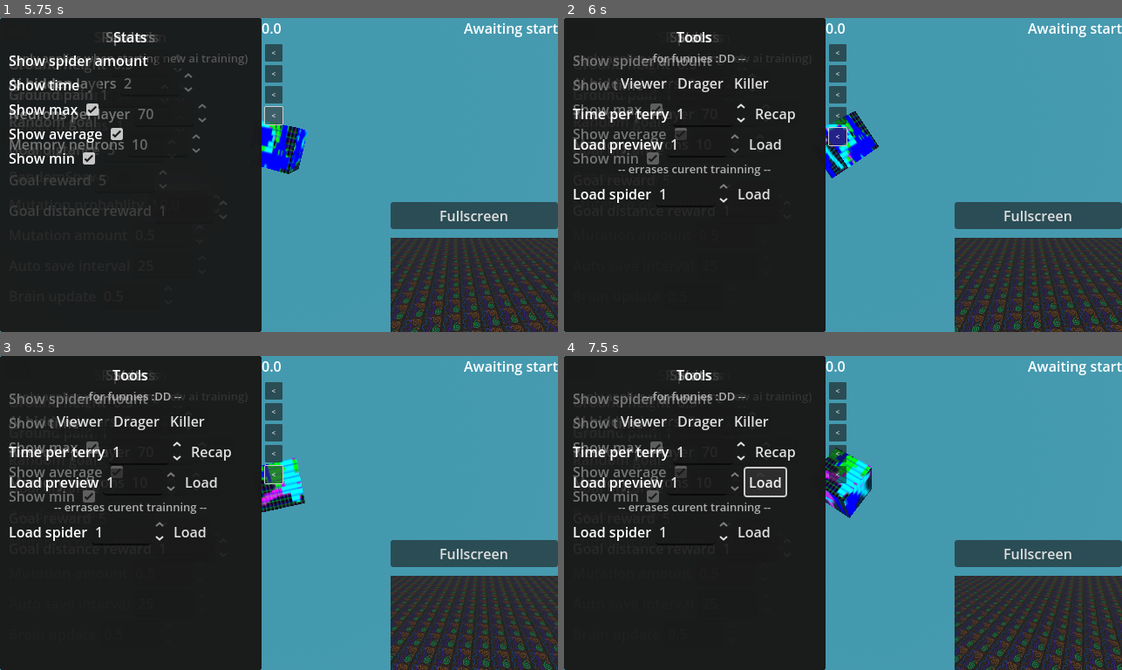
Above: before the commit, frames 1-4 (two rows, left to right).
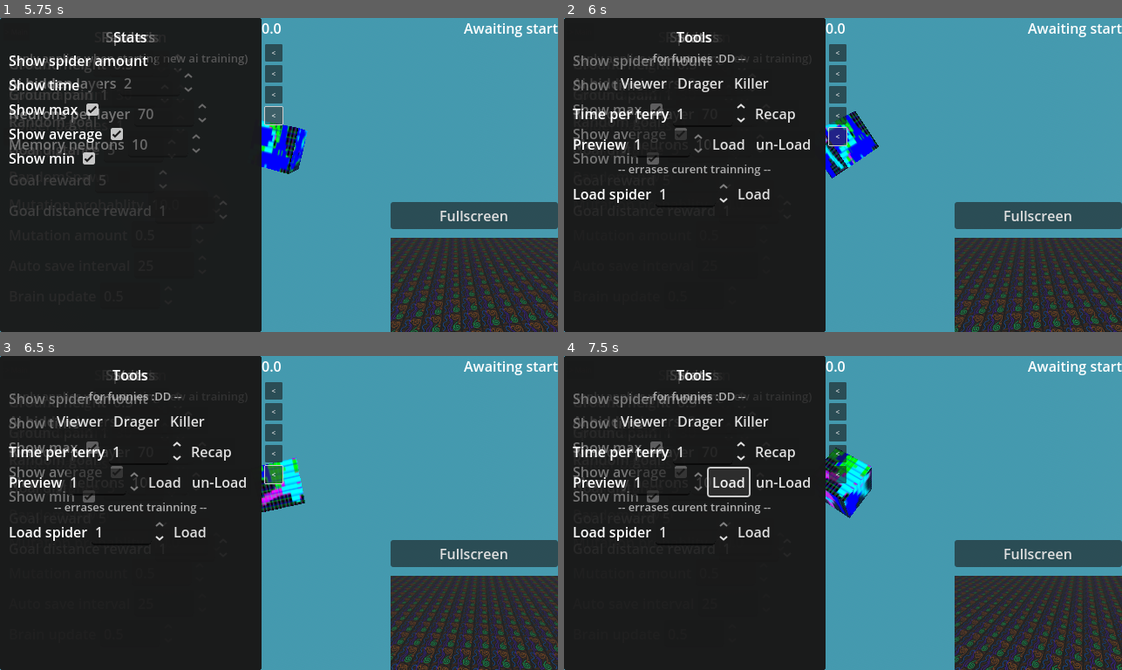
Above: after the commit, the same moments.

Repository: officialErnests/de-ai-ed
Game: Godot game, scene res://scenes/main.tscn
Two runs of this game, one before a commit and one after it. Both use one fixed random seed, a clock stepped at 60 frames per second and the inputs below.
Inputs:
- Up to frame 1 (5.75 s): click "> Main" at 0.5 s; click "Refresh saves" at 1.25 s; click "<" at 2 s; click "> Simulatio" at 2.75 s; click "> Rewards" at 3.5 s; click "> Spider" at 4.25 s; click "> Stats" at 5 s
- Up to frame 2 (6 s): click "> Tools" at 5.75 s
- Up to frame 3 (6.5 s): no input
- Up to frame 4 (7.5 s): click "Recap" at 6.5 s; click "Load" at 7.25 s

Frame 1 is identical in both runs. In frame 2, 0.8% of the frame differs, in the area x 2-45%, y 36-45%; in frame 3, 0.8%; in frame 4, 1.0%, in the area x 2-45%, y 35-45%.

Commit message:
v0.2.6.6 preview - finnished loading and unloading preview :DD

Diff:
--- a/scenes/main.tscn
+++ b/scenes/main.tscn
@@ -754,7 +754,7 @@
 
 [node name="Label" type="Label" parent="Camera_setup/NeckOrSmthing/Dron/Floating_cam/Gui/Tools/Panel/VBoxContainer/HBoxContainer2"]
 layout_mode = 2
-text = "Load preview"
+text = "Preview"
 
 [node name="SpinBox" type="SpinBox" parent="Camera_setup/NeckOrSmthing/Dron/Floating_cam/Gui/Tools/Panel/VBoxContainer/HBoxContainer2"]
 layout_mode = 2
@@ -765,6 +765,10 @@
 [node name="Button" type="Button" parent="Camera_setup/NeckOrSmthing/Dron/Floating_cam/Gui/Tools/Panel/VBoxContainer/HBoxContainer2"]
 layout_mode = 2
 text = "Load"
+
+[node name="Button2" type="Button" parent="Camera_setup/NeckOrSmthing/Dron/Floating_cam/Gui/Tools/Panel/VBoxContainer/HBoxContainer2"]
+layout_mode = 2
+text = "un-Load"
 
 [node name="Warning" type="Label" parent="Camera_setup/NeckOrSmthing/Dron/Floating_cam/Gui/Tools/Panel/VBoxContainer"]
 layout_mode = 2
@@ -851,7 +855,7 @@
 grow_vertical = 0
 text = "Fullscreen"
 
-[node name="Spidersss" type="Node3D" parent="." node_paths=P …(676 unchanged characters)… d_preview_int", "load_preview_button", "load_spider_int", "load_spider_button",  …(201 unchanged characters)…
+[node name="Spidersss" type="Node3D" parent="." node_paths=P …(676 unchanged characters)… d_preview_int", "load_preview_button", "unload_preview_button", "load_spider_int", "load_spider_button",  …(201 unchanged characters)…
 script = ExtResource("7_tipki")
 start = NodePath("../Camera_setup/NeckOrSmthing/Dron/Floating_cam/Gui/Main/Panel/VBoxContainer/Start")
 pause_button = NodePath("../Camera_setup/NeckOrSmthing/Dron/Floating_cam/Gui/Main/Panel/VBoxContainer/Pause")
@@ -892,6 +896,7 @@
 tool_killer = NodePath("../Camera_setup/NeckOrSmthing/Dron/Floating_cam/Gui/Tools/Panel/VBoxContainer/HBoxContainer/Killer")
 load_preview_int = NodePath("../Camera_setup/NeckOrSmthing/Dron/Floating_cam/Gui/Tools/Panel/VBoxContainer/HBoxContainer2/SpinBox")
 load_preview_button = NodePath("../Camera_setup/NeckOrSmthing/Dron/Floating_cam/Gui/Tools/Panel/VBoxContainer/HBoxContainer2/Button")
+unload_preview_button = NodePath("../Camera_setup/NeckOrSmthing/Dron/Floating_cam/Gui/Tools/Panel/VBoxContainer/HBoxContainer2/Button2")
 load_spider_int = NodePath("../Camera_setup/NeckOrSmthing/Dron/Floating_cam/Gui/Tools/Panel/VBoxContainer/HBoxContainer4/SpinBox")
 load_spider_button = NodePath("../Camera_setup/NeckOrSmthing/Dron/Floating_cam/Gui/Tools/Panel/VBoxContainer/HBoxContainer4/Button")
 preview_loader = NodePath("../Camera_setup/NeckOrSmthing/Dron/Floating_cam/MiniViewer/Control/SubViewportContainer/SubViewport/Loadspiders_preview")
--- a/scripts/loadspiders_preview.gd
+++ b/scripts/loadspiders_preview.gd
@@ -33,7 +33,7 @@
 	spider = temp_spider
 
 func deleteSpider():
-	spider.queue_free()
+	if spider: spider.queue_free()
 
 func setCollLayers(p_layer):
 	for iter_bone in get_children().filter(func(x): return x is PhysicalBone3D):
--- a/scripts/spidersss.gd
+++ b/scripts/spidersss.gd
@@ -50,6 +50,7 @@
 @export var tool_killer: Button
 @export var load_preview_int: SpinBox
 @export var load_preview_button: Button
+@export var unload_preview_button: Button
 @export var load_spider_int: SpinBox
 @export var load_spider_button: Button
 @export_category("Preview")
@@ -98,6 +99,7 @@
 	graph_show_min.pressed.connect(graphShowMin)
 
 	load_preview_button.pressed.connect(spiderSaveLoad)
+	unload_preview_button.pressed.connect(unloadPreview)
 
 	preview_fullscreen.pressed.connect(refreshPreviews)
 
@@ -121,8 +123,8 @@
 	#DONE /\
 
 func spiderSaveLoad():
-	if stats_arr["spider_saves"].size() <= load_preview_int.value: return
-	loadPreview(stats_arr["spider_saves"][load_preview_int.value - 1]["brain"])
+	if stats_arr["spider_saves"].size() < load_preview_int.value: return
+	loadPreview(stats_arr["spider_saves"][floor(load_preview_int.value - 1)]["brain"])
 	#TEST /\
 
 func refreshPreviews():
@@ -265,8 +267,8 @@
 	spiders_per_batch.value = stats_arr["spiders_per_batch"]
 	keep_best.button_pressed = stats_arr["keep_best"]
 	auto_save_interval.value = stats_arr["auto_save_interval"]
-	random_spawn.button_pressed = stats_arr["random_spawn"]
-	brain_update_interval.value = stats_arr["brain_update_interval"]
+	random_spawn.button_pressed = stats_arr["random_spawn"] if stats_arr.has("random_spawn") else false
+	brain_update_interval.value = stats_arr["brain_update_interval"] if stats_arr.has("brain_update_interval") else 0.1
 	ground_height.value = stats_arr["ground_height"]
 	ground_pain.value = stats_arr["ground_pain"]
 	random_goal.button_pressed = stats_arr["random_goal"]
@@ -392,6 +394,8 @@
 				spawnSpider(x + 2, y, p_randomm_picker.getMax(), false)
 				continue
 			spawnSpider(x + 2, y, p_randomm_picker.getRandom(), true)
+	if not preview_spider_loaded:
+		preview_best_spider.setMain()
 
 func summonSpiders() -> void:
 	for y in range(spiders_batches.value):
@@ -429,8 +433,6 @@
 
 	if spiders_arr.is_empty():
 		preview_best_spider = temp_spider
-		if not preview_spider_loaded:
-			temp_spider.setMain()
 	spiders_arr.append(temp_spider)
 	if random_spawn.button_pressed:
 		temp_spider.randomize(random_spawn_direction)
